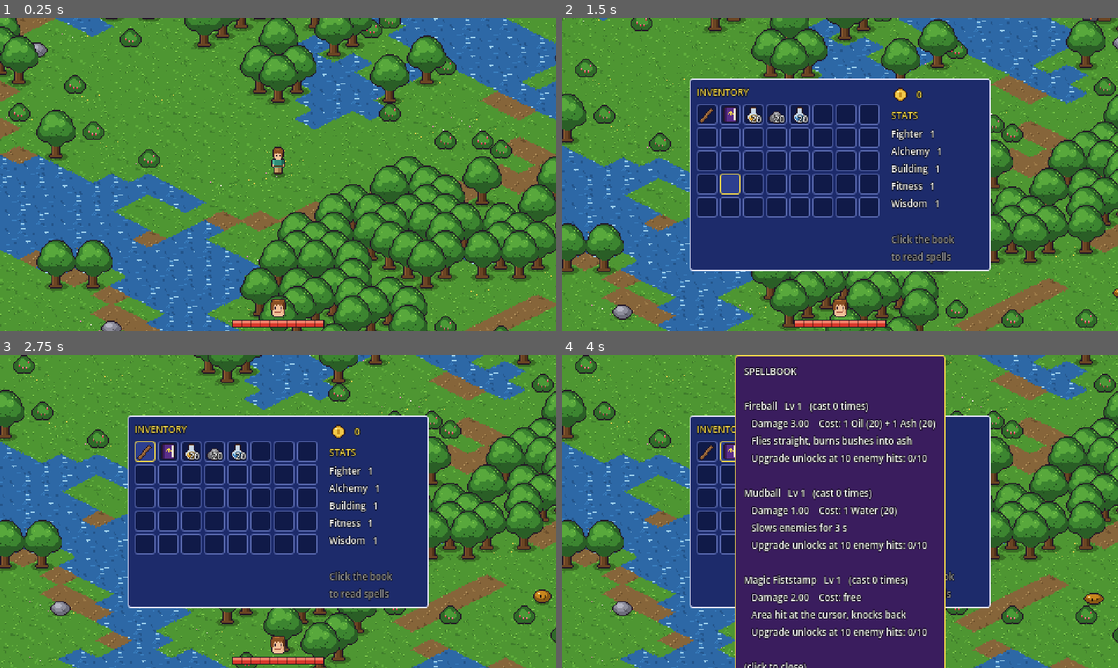
Above: before the commit, frames 1-4 (two rows, left to right).
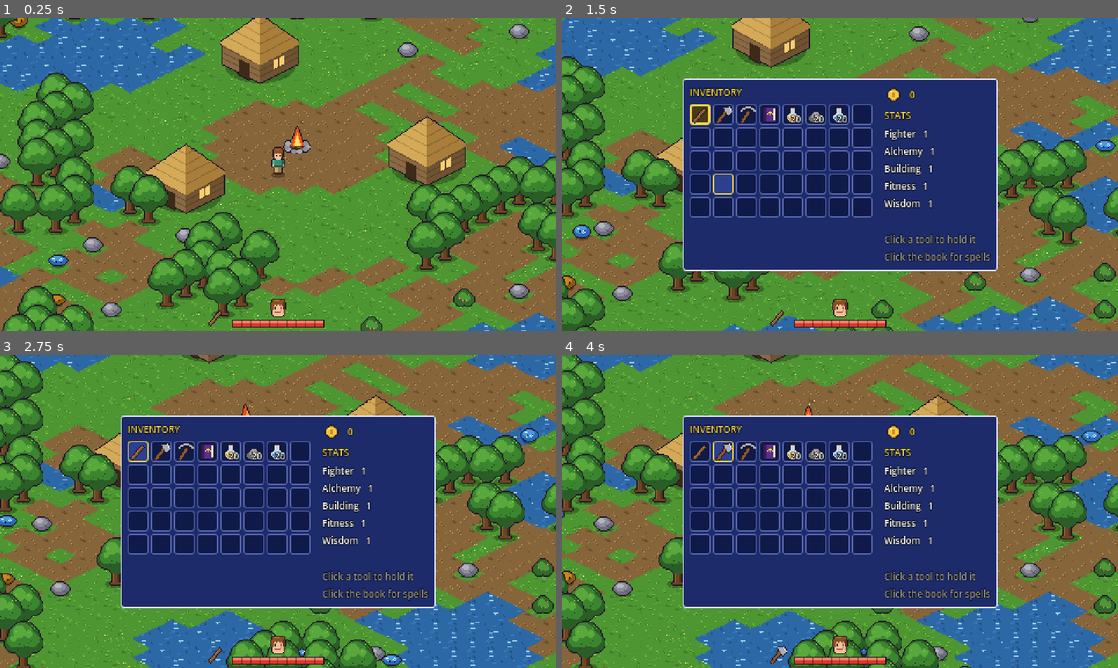
Above: after the commit, the same moments.

Repository: patrickyareinke/game1
Game: Godot game, scene res://scenes/main.tscn
Two runs of this game, one before a commit and one after it. Both use one fixed random seed, a clock stepped at 60 frames per second and the inputs below.
Inputs (mouse positions are in pixels of both pictures, inside the frame that each line leads up to):
- Up to frame 1 (0.25 s): no input
- Up to frame 2 (1.5 s): move the mouse to (962, 158) at 0.52 s; hold D 0.53-1.28 s; tap F at 0.6 s; click (962, 158) at 0.67 s; move the mouse to (728, 190) at 1.27 s; hold S from 1.28 s (still down); tap E at 1.35 s; click (728, 190) at 1.42 s
- Up to frame 3 (2.75 s): release S at 2 s; click (144, 452) at 2.02 s
- Up to frame 4 (4 s): click (701, 452) at 2.77 s; click (728, 452) at 3.52 s

The runs differ from the first frame. In frame 1, 71% of the frame differs, in the area x 0-100%, y 0-100%; in frame 2, 57%; in frame 3, 56%; in frame 4, 77%.

Commit message:
Add random village, axe and pickaxe harvesting
- World is randomly generated every game
- Village at a random spot: fireplace with animated fire, dirt plaza,
  3-5 huts (2x2 tiles); player starts at the fire
- Axe chops trees into wood, pickaxe breaks rocks into stone (3 hits);
  other tools only shake them with a hint
- Equip tools by clicking them in the inventory or with the mouse wheel;
  equipped slot framed in gold, held tool shown next to the HP bar
- New icons: axe, pickaxe, wood, stone; held tool swing sprites

Co-Authored-By: Claude Opus 5.5 <noreply@anthropic.com>
Claude-Session: https://claude.ai/code/session_01CvBu1rya8CUCR7cnUQet3L

Diff:
--- a/scripts/game_state.gd
+++ b/scripts/game_state.gd
@@ -14,7 +14,19 @@
 	"oil": {"name": "Oil"},
 	"ash": {"name": "Ash"},
 	"water": {"name": "Water"},
-}
+	"axe": {"name": "Axe"},
+	"pickaxe": {"name": "Pickaxe"},
+	"wood": {"name": "Wood"},
+	"stone": {"name": "Stone"},
+}
+
+# Tools you can hold. Only the axe chops trees, only the pickaxe breaks rocks.
+const TOOLS := {
+	"stick": {"held": "res://assets/sprites/stick.png", "pivot": Vector2(-1, -2), "damage": 1.0},
+	"axe": {"held": "res://assets/sprites/axe_held.png", "pivot": Vector2(-1, -4), "damage": 1.3},
+	"pickaxe": {"held": "res://assets/sprites/pickaxe_held.png", "pivot": Vector2(-1, -6), "damage": 1.1},
+}
+const TOOL_ORDER := ["stick", "axe", "pickaxe"]
 
 const SPELLS := {
 	"fireball": {"name": "Fireball", "cost": {"oil": 1, "ash": 1}, "damage": 3.0,
@@ -64,13 +76,15 @@
 var money := 0
 var hp := MAX_HP
 var active_spell := "fireball"
+var equipped := "stick"
 var ui_open := false         # inventory or spell ring visible -> no world clicks
 var build_mode := false
 
 
 func _ready() -> void:
 	for id in ["stick", "spellbook", "oil", "ash", "water", "coin",
-			"fireball", "mudball", "fiststamp", "slap", "face", "face_hurt"]:
+			"fireball", "mudball", "fiststamp", "slap", "face", "face_hurt",
+			"axe", "pickaxe", "wood", "stone"]:
 		icons[id] = load("res://assets/icons/%s.png" % id)
 	for spell in UPGRADES:
 		for u in UPGRADES[spell]:
@@ -92,6 +106,9 @@
 	money = 0
 	hp = MAX_HP
 	add_item("stick")
+	add_item("axe")
+	add_item("pickaxe")
+	equipped = "stick"
 	add_item("spellbook")
 	add_item("oil", 20)
 	add_item("ash", 20)
@@ -200,7 +217,22 @@
 
 
 func stick_damage() -> float:
-	return 1.0 * stats["fighter"]
+	## Melee damage of the equipped tool.
+	return TOOLS[equipped]["damage"] * stats["fighter"]
+
+
+func equip(tool: String) -> void:
+	if TOOLS.has(tool) and count_item(tool) > 0:
+		equipped = tool
+		changed.emit()
+
+
+func cycle_tool(step: int) -> void:
+	var owned := TOOL_ORDER.filter(func(t): return count_item(t) > 0)
+	if owned.is_empty():
+		return
+	var i := owned.find(equipped)
+	equip(owned[(i + step + owned.size()) % owned.size()])
 
 
 func register_spell_hit(spell: String) -> void:
--- a/scripts/player.gd
+++ b/scripts/player.gd
@@ -109,6 +109,9 @@
 	var mb := event as InputEventMouseButton
 	if not (mb and mb.pressed) or Game.ui_open or Game.build_mode:
 		return
+	if mb.button_index == MOUSE_BUTTON_WHEEL_UP or mb.button_index == MOUSE_BUTTON_WHEEL_DOWN:
+		Game.cycle_tool(1 if mb.button_index == MOUSE_BUTTON_WHEEL_DOWN else -1)
+		return
 	if mb.button_index == MOUSE_BUTTON_LEFT and swing_t < 0.0:
 		_start_swing()
 	elif mb.button_index == MOUSE_BUTTON_RIGHT:
@@ -122,11 +125,14 @@
 	swing_angle = aim.angle()
 	dir = _dir_from(aim)
 	swing_t = 0.0
+	var tool: Dictionary = Game.TOOLS[Game.equipped]
+	stick.texture = load(tool["held"])
+	stick.offset = tool["pivot"]
 	stick.visible = true
 	# stick goes behind the body when swinging away from the camera
 	move_child(stick, 0 if dir == Dir.UP else sprite.get_index() + 1)
 	_update_swing(0.0)
-	world.hit_at(position + Vector2.from_angle(swing_angle) * REACH)
+	world.hit_at(position + Vector2.from_angle(swing_angle) * REACH, Game.equipped)
 
 
 func _update_swing(delta: float) -> void:
--- a/scripts/ui.gd
+++ b/scripts/ui.gd
@@ -15,6 +15,9 @@
 
 var face: TextureRect
 var hp_bar: Control
+var tool_icon: TextureRect
+var slot_normal: StyleBoxFlat
+var slot_equipped: StyleBoxFlat
 var build_label: Label
 var inv_panel: PanelContainer
 var slots: Array[Button] = []
@@ -90,6 +93,10 @@
 	hp_bar.draw.connect(_draw_hp)
 	add_child(hp_bar)
 
+	tool_icon = TextureRect.new()
+	tool_icon.position = Vector2(SCREEN.x / 2.0 - 62.0, SCREEN.y - 20.0)
+	add_child(tool_icon)
+
 	build_label = _label("BUILD MODE  (B to exit)", GOLD)
 	build_label.position = Vector2(4, 2)
 	add_child(build_label)
@@ -131,6 +138,9 @@
 
 	var normal := _box(SLOT_BG, Color("5a6ab0"), 1)
 	var hover := _box(SLOT_HOVER, GOLD, 1)
+	slot_normal = normal
+	slot_equipped = _box(Color("4a3a10"), GOLD, 1)
+	slot_equipped.set_border_width_all(2)
 	for i in Game.SLOTS:
 		var b := Button.new()
 		b.custom_minimum_size = Vector2(SLOT, SLOT)
@@ -163,7 +173,7 @@
 	right.add_child(_label("STATS", GOLD))
 	stats_label = _label()
 	right.add_child(stats_label)
-	right.add_child(_label("\nClick the book\nto read spells", Color(1, 1, 1, 0.6)))
+	right.add_child(_label("\nClick a tool to hold it\nClick the book for spells", Color(1, 1, 1, 0.6)))
 
 
 func _build_book() -> void:
@@ -347,8 +357,12 @@
 
 func _on_slot_pressed(i: int) -> void:
 	var slot = Game.inventory[i]
-	if slot != null and slot["id"] == "spellbook":
+	if slot == null:
+		return
+	if slot["id"] == "spellbook":
 		book_panel.visible = not book_panel.visible
+	elif Game.TOOLS.has(slot["id"]):
+		Game.equip(slot["id"])
 
 
 # --- refresh ---------------------------------------------------------------
@@ -357,11 +371,14 @@
 	face.texture = Game.icons["face_hurt"] if Game.hp <= 3 else Game.icons["face"]
 	hp_bar.queue_redraw()
 	build_label.visible = Game.build_mode
+	tool_icon.texture = Game.icons[Game.equipped]
 
 	for i in Game.SLOTS:
 		var slot = Game.inventory[i]
 		slots[i].icon = Game.icons[slot["id"]] if slot != null else null
 		slot_counts[i].text = str(slot["count"]) if slot != null and slot["count"] > 1 else ""
+		var is_equipped: bool = slot != null and slot["id"] == Game.equipped
+		slots[i].add_theme_stylebox_override("normal", slot_equipped if is_equipped else slot_normal)
 
 	coins_label.text = " %d" % Game.money
 	var lines := PackedStringArray()
--- a/scripts/world.gd
+++ b/scripts/world.gd
@@ -5,7 +5,8 @@
 const TILE_W := 32
 const TILE_H := 16
 const MAP_SIZE := 160
-const SEED := 1337
+const VILLAGE_CLEAR := 8.0          # radius (cells) kept free of water and props
+const PLAZA := 3.5                  # radius of the dirt plaza around the fire
 
 enum T { GRASS, DIRT, WATER }
 
@@ -14,6 +15,8 @@
 	"bush": preload("res://assets/sprites/bush.png"),
 	"rock": preload("res://assets/sprites/rock.png"),
 	"crate": preload("res://assets/sprites/crate.png"),
+	"hut": preload("res://assets/sprites/hut.png"),
+	"fireplace": preload("res://assets/sprites/fireplace.png"),
 }
 # Sprite offsets so that the image's "foot point" sits on the cell centre.
 const FOOT := {
@@ -21,12 +24,23 @@
 	"bush": Vector2(-10, -14),
 	"rock": Vector2(-9, -11),
 	"crate": Vector2(-17, -25),
+	"hut": Vector2(-34, -44),        # hut covers 2x2 cells, see _build_village
+	"fireplace": Vector2(-12, -22),
 }
+const HARVEST := {   # prop -> [tool needed, item, min, max]
+	"tree": ["axe", "wood", 2, 4],
+	"rock": ["pickaxe", "stone", 2, 3],
+}
+const HITS_TO_HARVEST := 3
 
 var terrain := PackedByteArray()   # T per cell, index = y * MAP_SIZE + x
 var variant := PackedByteArray()   # random 0..99 per cell for tile variety
 var props := {}                    # Vector2i -> { "type": String, "node": Sprite2D }
 var stashes := {}                  # Vector2i -> { "id": String, "count": int } (invisible)
+var village := Vector2i.ZERO       # fireplace cell
+var fire: Sprite2D
+var anim_time := 0.0
+var hint_cooldown := 0.0
 
 const ENEMY_COUNT := 200
 const ENEMY_SCRIPT := preload("res://scripts/enemy.gd")
@@ -60,10 +74,9 @@
 
 	player = preload("res://scripts/player.gd").new()
 	player.world = self
-	player.position = cell_center(Vector2i(MAP_SIZE / 2, MAP_SIZE / 2))
+	player.position = cell_center(village + Vector2i(1, 2))
 	entities.add_child(player)
 
-	rng.randomize()
 	for i in ENEMY_COUNT:
 		_spawn_enemy()
 	var respawn := Timer.new()
@@ -118,35 +131,41 @@
 # --- generation ------------------------------------------------------------
 
 func _generate() -> void:
-	rng.seed = SEED
+	## New random world every game.
+	rng.randomize()
 	var n_water := FastNoiseLite.new()
-	n_water.seed = SEED
+	n_water.seed = rng.randi()
 	n_water.frequency = 0.07
 	var n_path := FastNoiseLite.new()
-	n_path.seed = SEED + 1
+	n_path.seed = rng.randi()
 	n_path.frequency = 0.035
 	var n_forest := FastNoiseLite.new()
-	n_forest.seed = SEED + 2
+	n_forest.seed = rng.randi()
 	n_forest.frequency = 0.09
 
 	terrain.resize(MAP_SIZE * MAP_SIZE)
 	variant.resize(MAP_SIZE * MAP_SIZE)
-	var start := Vector2(MAP_SIZE / 2, MAP_SIZE / 2)
+	var margin := 25
+	village = Vector2i(rng.randi_range(margin, MAP_SIZE - margin), rng.randi_range(margin, MAP_SIZE - margin))
+	var vc := Vector2(village)
 
 	for y in MAP_SIZE:
 		for x in MAP_SIZE:
 			var cell := Vector2i(x, y)
 			var i := y * MAP_SIZE + x
-			var near_start := Vector2(cell).distance_to(start) < 4.0
+			var d_village := Vector2(cell).distance_to(vc)
+			var near_village := d_village < VILLAGE_CLEAR
 			var t := T.GRASS
-			if n_water.get_noise_2d(x, y) < -0.28 and not near_start:
+			if d_village < PLAZA:
+				t = T.DIRT
+			elif n_water.get_noise_2d(x, y) < -0.28 and not near_village:
 				t = T.WATER
 			elif absf(n_path.get_noise_2d(x, y)) < 0.05:
 				t = T.DIRT
 			terrain[i] = t
 			variant[i] = rng.randi_range(0, 99)
 
-			if t != T.GRASS or near_start:
+			if t != T.GRASS or near_village:
 				continue
 			var forest := n_forest.get_noise_2d(x, y)
 			var r := rng.randf()
@@ -156,15 +175,47 @@
 				props[cell] = {"type": "rock"}
 			elif r < 0.07:
 				props[cell] = {"type": "bush"}
+	_build_village()
+
+
+func _build_village() -> void:
+	## Fireplace in the middle, 3-5 huts (2x2 cells each) in a ring around it.
+	props[village] = {"type": "fireplace"}
+	var huts := rng.randi_range(3, 5)
+	var start_angle := rng.randf() * TAU
+	for i in huts:
+		var a := start_angle + TAU * i / huts + rng.randf_range(-0.25, 0.25)
+		var dist := rng.randf_range(5.0, 6.5)
+		var anchor := village + Vector2i(roundi(cos(a) * dist) - 1, roundi(sin(a) * dist) - 1)
+		var cells := [anchor, anchor + Vector2i(1, 0), anchor + Vector2i(0, 1), anchor + Vector2i(1, 1)]
+		if cells.any(func(c): return props.has(c)):
+			continue
+		props[anchor] = {"type": "hut"}
+		for c in cells.slice(1):
+			props[c] = {"type": "block", "owner": anchor}   # invisible collision
+
+
+func _process(delta: float) -> void:
+	anim_time += delta
+	hint_cooldown = maxf(hint_cooldown - delta, 0.0)
+	if fire:
+		fire.frame = int(anim_time * 8.0) % 3
 
 
 func _spawn_prop_node(cell: Vector2i) -> void:
 	var type: String = props[cell]["type"]
+	if type == "block":
+		return
 	var s := Sprite2D.new()
 	s.texture = TEX[type]
 	s.centered = false
 	s.offset = FOOT[type]
 	s.position = cell_center(cell)
+	if type == "hut":
+		s.position += Vector2(0, TILE_H / 2.0)   # middle of the 2x2 footprint
+	elif type == "fireplace":
+		s.hframes = 3
+		fire = s
 	entities.add_child(s)
 	props[cell]["node"] = s
 
@@ -181,11 +232,10 @@
 	## The neighbour decides what you find.
 	var found_near := {"tree": "oil", "rock": "ash", "bush": "ash"}
 	var candidates := []
-	var start := Vector2(MAP_SIZE / 2, MAP_SIZE / 2)
 	for y in MAP_SIZE:
 		for x in MAP_SIZE:
 			var cell := Vector2i(x, y)
-			if not is_walkable_cell(cell) or Vector2(cell).distance_to(start) < 5.0:
+			if not is_walkable_cell(cell) or Vector2(cell).distance_to(Vector2(village)) < VILLAGE_CLEAR:
 				continue
 			var item := ""
 			for dy in range(-1, 2):
@@ -222,10 +272,10 @@
 	## Random free grass/dirt cell, not too close to the player.
 	for attempt in 50:
 		var cell := Vector2i(rng.randi_range(0, MAP_SIZE - 1), rng.randi_range(0, MAP_SIZE - 1))
-		if not is_walkable_cell(cell):
+		if not is_walkable_cell(cell) or Vector2(cell).distance_to(Vector2(village)) < 12.0:
 			continue
 		var pos := cell_center(cell)
-		var from: Vector2 = player.position if player else cell_center(Vector2i(MAP_SIZE / 2, MAP_SIZE / 2))
+		var from: Vector2 = player.position if player else cell_center(village)
 		if pos.distance_to(from) < 150.0:
 			continue
 		var e := ENEMY_SCRIPT.new()
@@ -249,8 +299,8 @@
 
 # --- combat & effects ------------------------------------------------------
 
-func hit_at(point: Vector2) -> void:
-	## Called by the player's stick swing (point is on the ground).
+func hit_at(point: Vector2, tool := "stick") -> void:
+	## Called by the player's swing (point is on the ground).
 	var hit_enemy := false
 	for e in get_tree().get_nodes_in_group("enemies"):
 		if e.position.distance_to(point) < 14.0:
@@ -266,7 +316,7 @@
 	for dy in range(-1, 2):
 		for dx in range(-1, 2):
 			var cell := center + Vector2i(dx, dy)
-			if not props.has(cell):
+			if not props.has(cell) or props[cell]["type"] == "block":
 				continue
 			var d := cell_center(cell).distance_to(point)
 			if d < best_d:
@@ -274,16 +324,34 @@
 				best = cell
 	if best == Vector2i(-1, -1):
 		return
-	var node: Sprite2D = props[best]["node"]
-	match props[best]["type"]:
-		"bush":
+	var type: String = props[best]["type"]
+	if type == "bush":
+		_remove_prop(best)
+	elif HARVEST.has(type):
+		_shake(props[best]["node"])
+		var h: Array = HARVEST[type]
+		if tool != h[0]:
+			if hint_cooldown <= 0.0:
+				hint_cooldown = 1.5
+				popup(cell_center(best) + Vector2(0, -30), "Needs a %s" % Game.ITEMS[h[0]]["name"].to_lower(),
+					Color(1, 1, 1, 0.85))
+			return
+		props[best]["hp"] = props[best].get("hp", HITS_TO_HARVEST) - 1
+		if props[best]["hp"] <= 0:
+			var count := rng.randi_range(h[2], h[3])
+			Game.add_item(h[1], count)
+			popup(cell_center(best) + Vector2(0, -30), "+%d %s" % [count, Game.ITEMS[h[1]]["name"]],
+				Color(0.9, 0.8, 0.6))
+			ring_fx(cell_center(best), 14.0, Color(0.9, 0.8, 0.6))
 			_remove_prop(best)
-		_:
-			var tw := create_tween()
-			var x := node.position.x
-			tw.tween_property(node, "position:x", x + 1, 0.04)
-			tw.tween_property(node, "position:x", x - 1, 0.04)
-			tw.tween_property(node, "position:x", x, 0.04)
+
+
+func _shake(node: Node2D) -> void:
+	var tw := create_tween()
+	var x := node.position.x
+	tw.tween_property(node, "position:x", x + 1, 0.04)
+	tw.tween_property(node, "position:x", x - 1, 0.04)
+	tw.tween_property(node, "position:x", x, 0.04)
 
 
 func burn_bush(cell: Vector2i) -> void:
Binary file added: assets/icons/axe.png
Binary file added: assets/icons/pickaxe.png
Binary file added: assets/icons/stone.png
Binary file added: assets/icons/wood.png
Binary file added: assets/sprites/axe_held.png
Binary file added: assets/sprites/fireplace.png
Binary file added: assets/sprites/hut.png
Binary file added: assets/sprites/pickaxe_held.png
